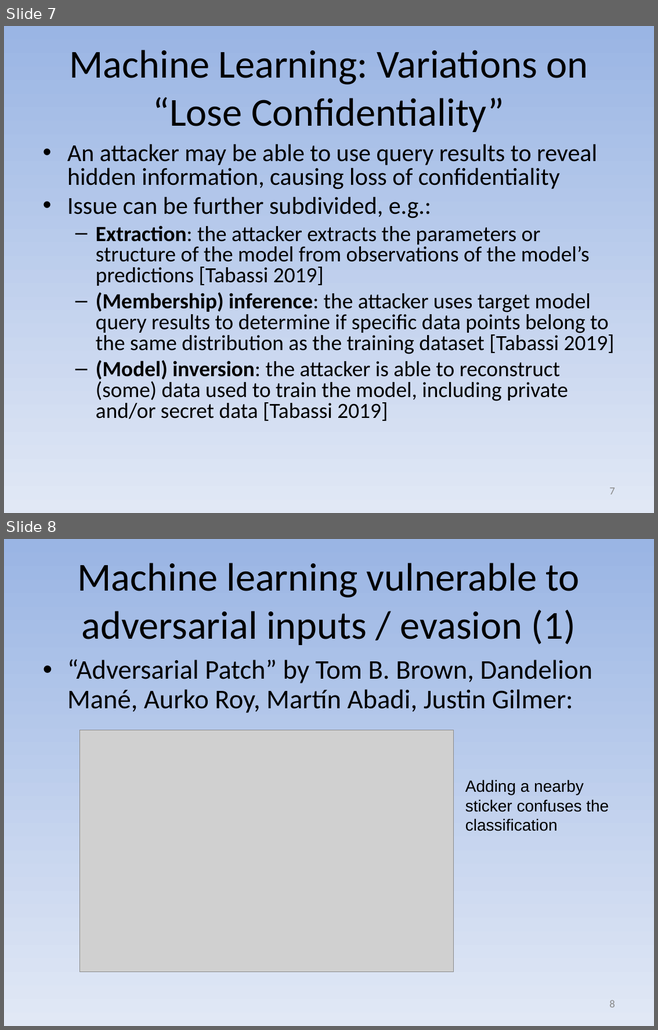
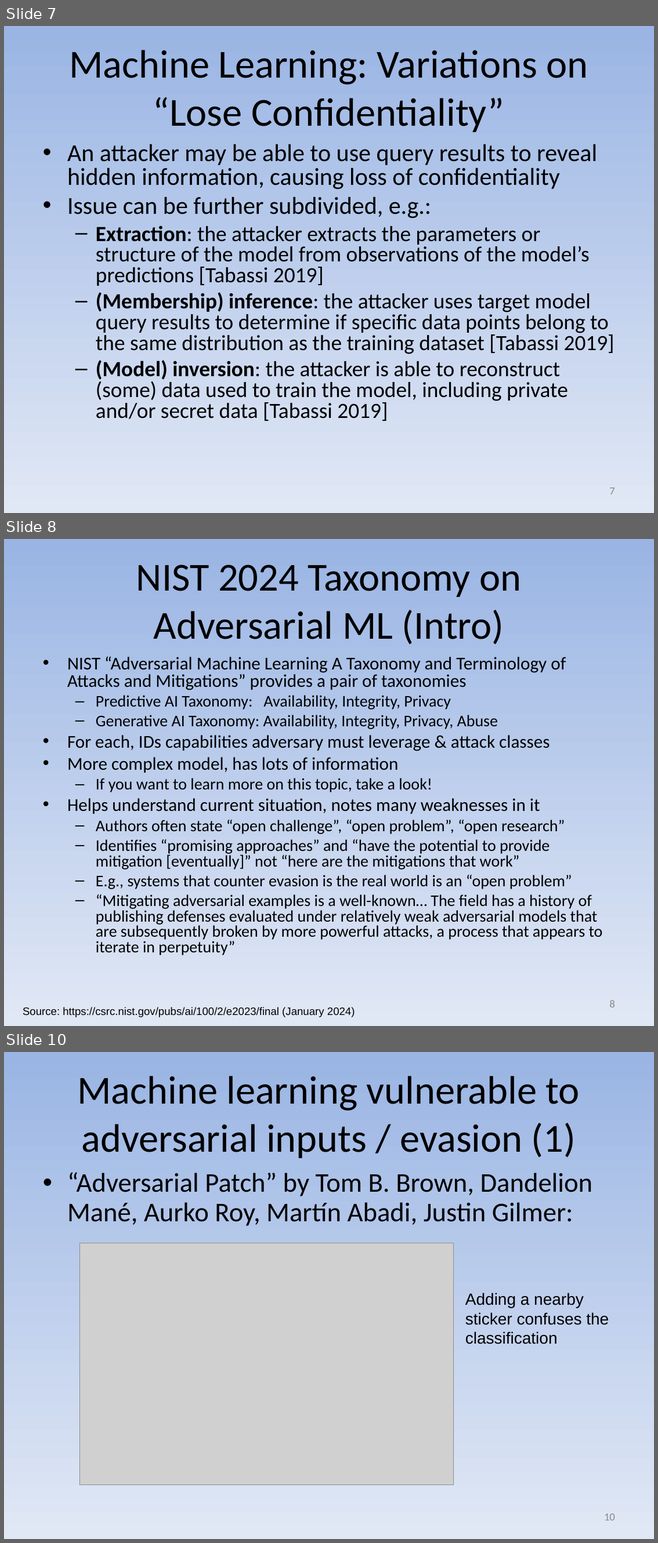
Before and after one commit to david-a-wheeler/david-a-wheeler.github.io, a slide deck: secure-class/presentations/AI-ML-Security.ppt. Shown one above the other, each under a label of ours: slides 7 and 8 before the commit, slides 7, 8 and 10 after it; the slides between them are not shown. The pictures are 658x1030 and 658x1543 pixels, drawn with LibreOffice and Linux fonts; fonts in the diff are those of the drawing; grey boxes stand for pictures. Boxes give left, top, right and bottom in pixels: in the first picture for what was removed or moved away, otherwise in the second. Text is boxed around its words. In the diff, an @@ line names an element or a change of style, - is before the commit and + after.

Commit message:
Update AI/ML presentation
In particular, add citations for NIST 2024 taxonomy

```diff
--- a/secure-class/presentations/AI-ML-Security.ppt
+++ b/secure-class/presentations/AI-ML-Security.ppt
@@ slide 8 added at [4, 539, 654, 1026], background gradient #9AB5E4 to #E1E8F5 @@
@@ title added at [136, 565, 521, 645], 44 pt, text #000000 @@
+NIST 2024 Taxonomy on Adversarial ML (Intro)
@@ text added at [67, 656, 603, 955], 18 pt, text #000000 @@
+• NIST “Adversarial Machine Learning A Taxonomy and Terminology of Attacks and Mitigations” provides a pair of taxonomies
+  – Predictive AI Taxonomy: Availability, Integrity, Privacy
+  – Generative AI Taxonomy: Availability, Integrity, Privacy, Abuse
+• For each, IDs capabilities adversary must leverage & attack classes
+• More complex model, has lots of information
+  – If you want to learn more on this topic, take a look!
+• Helps understand current situation, notes many weaknesses in it
+  – Authors often state “open challenge”, “open problem”, “open research”
+  – Identifies “promising approaches” and “have the potential to provide mitigation [eventually]” not “here are the mitigations that work”
+  – E.g., systems that counter evasion is the real world is an “open problem”
+  – “Mitigating adversarial examples is a well-known… The field has a history of publishing defenses evaluated under relatively weak adversarial models that are subsequently broken by more powerful attacks, a process that appears to iterate in perpetuity”
@@ text added at [23, 1007, 355, 1017], 12 pt, text #000000 @@
+Source: https://csrc.nist.gov/pubs/ai/100/2/e2023/final (January 2024)
@@ page number added at [609, 1000, 614, 1008], 12 pt, text #898989 @@
+8
@@ what was slide 8 is now slide 10 @@
@@ page number at [604, 1514, 615, 1521]: text changed @@
-8
+10
```
Also in this commit, not shown: 12 slides changed, 2 other slides added.
